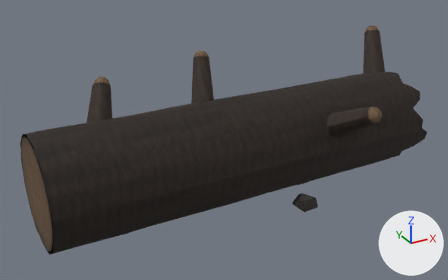
A saved change to the glTF model public/assets/environment_props/054.glb.
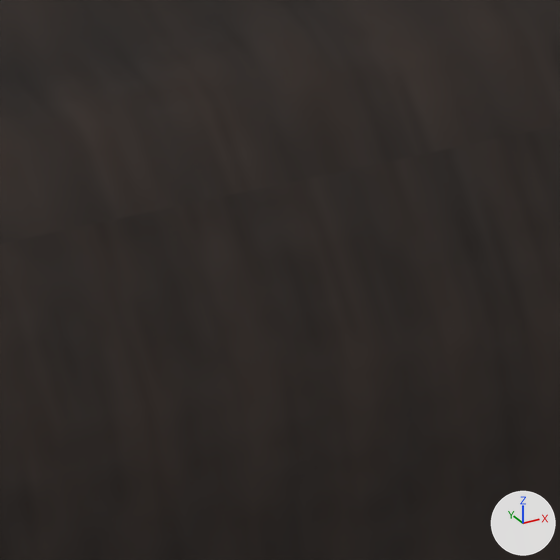
The first picture shows the older version from a 50 mm camera at (-1.157, -2.045, 1.279) aimed at (-0.043, -0.02, 0.266). The close-ups show the older and then the newer version on the part from 44% to 56% of the width and 42% to 60% of the height of that picture. Only the edits that show in the close-ups are written down. Lighting does not change. The marker at lower right points along +X, +Y and +Z. Where no turn or scale is listed for an object, it has been applied to the vertices.

The first close-up shows 'heartwood'.
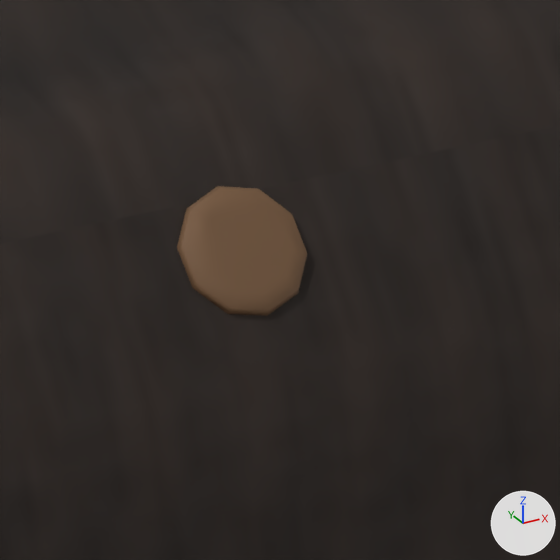
Changed parts and their boxes (x1, y1, x2, y2) in the close-ups (560 x 560 px):
'drawbore peg', added (brown): after (177, 186, 307, 316)

The change, as a diff of the scene's bpy script:
```diff
--- a/public/assets/environment_props/054.glb.py
+++ b/public/assets/environment_props/054.glb.py
@@ mat_drawbore_peg @@
+mat_drawbore_peg = principled_material('drawbore peg')
+mat_drawbore_peg.base_color = (0.18, 0.094, 0.043)  # brown #76563a
+mat_drawbore_peg.metallic = 0.02
+mat_drawbore_peg.roughness = 0.71
@@ me_drawbore_peg @@
+me_drawbore_peg.from_pydata(...)  # 160 vertices, 304 faces; spans x -0.556..0.684, y -0.185..0.075, z 0.316..0.427
+me_drawbore_peg.materials.append(mat_drawbore_peg)  # brown #76563a
@@ ob_drawbore_peg @@
+ob_drawbore_peg = bpy.data.objects.new('drawbore peg', me_drawbore_peg)
+ob_drawbore_peg.location = (0.0, 0.0, 0.0)
```
